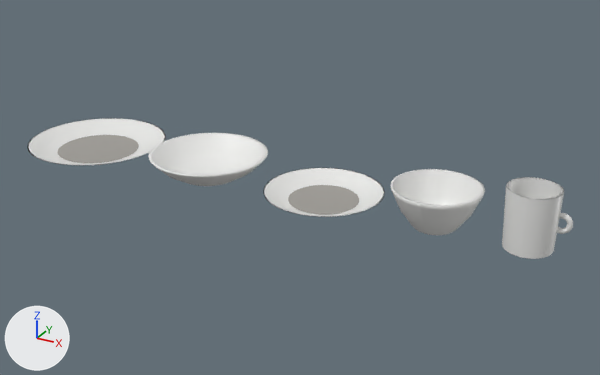
The glTF model public/modelos/GRL-10.glb, before and after one commit.
One viewpoint serves both versions: a 50 mm lens placed at (0.709, -1.178, 0.605), pointed at (0.054, 0.012, 0.01). The lights are fixed; the arrows at lower left show +X, +Y and +Z. The picture after the commit comes second. Where no turn or scale is listed for an object, it has been applied to the vertices.

The older version as bpy lines, for what is in view:
```python
ob_mesh_0 = bpy.data.objects.new('Mesh_0', me_mesh_0)
ob_mesh_0.location = (-0.402, 0.0, 0.0)
ob_mesh_1 = bpy.data.objects.new('Mesh_1', me_mesh_1)
ob_mesh_1.location = (-0.402, 0.0, 0.004)
ob_mesh_2 = bpy.data.objects.new('Mesh_2', me_mesh_2)
ob_mesh_2.location = (-0.132, 0.0, 0.0)
ob_mesh_3 = bpy.data.objects.new('Mesh_3', me_mesh_3)
ob_mesh_3.location = (0.108, 0.0, 0.0)
ob_mesh_4 = bpy.data.objects.new('Mesh_4', me_mesh_4)
ob_mesh_4.location = (0.108, 0.0, 0.004)
ob_mesh_5 = bpy.data.objects.new('Mesh_5', me_mesh_5)
ob_mesh_5.location = (0.312, 0.0, 0.0)
ob_mesh_6 = bpy.data.objects.new('Mesh_6', me_mesh_6)
ob_mesh_6.location = (0.465, 0.0, 0.0)
ob_mesh_8 = bpy.data.objects.new('Mesh_8', me_mesh_8)
ob_mesh_8.location = (0.51, 0.0, 0.052)
```
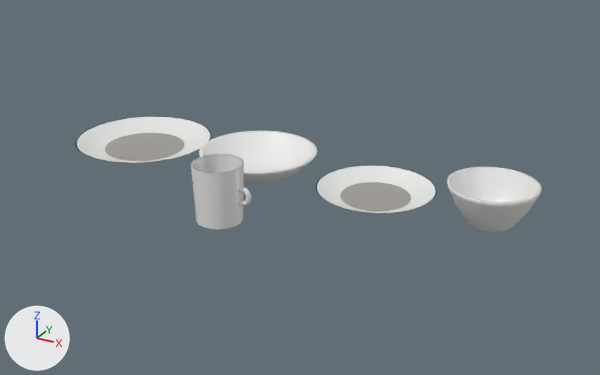
Where the change shows, as pixel boxes (x1, y1, x2, y2) in the pictures (600 x 375 px):
'Mesh_5', moved
    before: (390, 169, 485, 235)
    after: (447, 166, 542, 232)
'Mesh_6', moved
    before: (502, 177, 564, 259)
    after: (191, 154, 244, 230)
'Mesh_2', moved
    before: (148, 133, 268, 186)
    after: (199, 130, 317, 183)
'Mesh_0', moved
    before: (27, 118, 166, 165)
    after: (75, 116, 211, 163)
'Mesh_3', moved
    before: (263, 168, 385, 217)
    after: (316, 165, 437, 213)
'Mesh_4', moved
    before: (288, 185, 359, 214)
    after: (340, 182, 411, 211)
'Mesh_1', moved
    before: (58, 135, 139, 163)
    after: (105, 133, 185, 161)
'Mesh_8', moved
    before: (556, 213, 573, 234)
    after: (238, 186, 251, 206)

The change in detail:
Object 'Mesh_0' (ob_mesh_0) moves from (-0.402, 0.0, 0.0) to (-0.328, 0.055, 0.0).
Object 'Mesh_1' (ob_mesh_1) moves from (-0.402, 0.0, 0.004) to (-0.328, 0.055, 0.004).
Object 'Mesh_2' (ob_mesh_2) moves from (-0.132, 0.0, 0.0) to (-0.058, 0.055, 0.0).
Object 'Mesh_3' (ob_mesh_3) moves from (0.108, 0.0, 0.0) to (0.182, 0.055, 0.0).
Object 'Mesh_4' (ob_mesh_4) moves from (0.108, 0.0, 0.004) to (0.182, 0.055, 0.004).
Object 'Mesh_5' (ob_mesh_5) moves from (0.312, 0.0, 0.0) to (0.388, 0.055, 0.0).
Object 'Mesh_6' (ob_mesh_6) moves from (0.465, 0.0, 0.0) to (-0.01, -0.148, 0.0).
Object 'Mesh_8' (ob_mesh_8) moves from (0.51, 0.0, 0.052) to (0.035, -0.148, 0.052).
